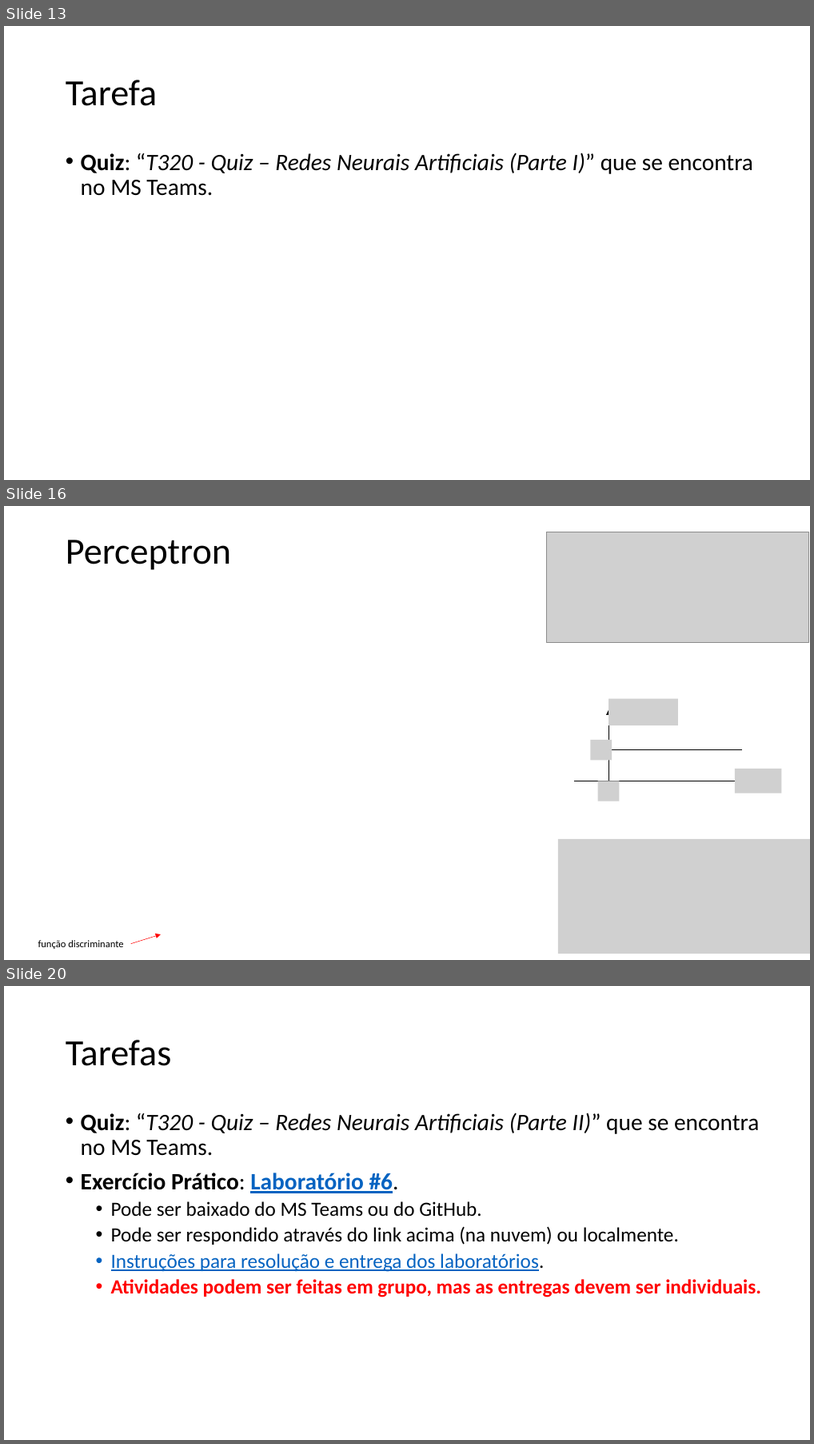
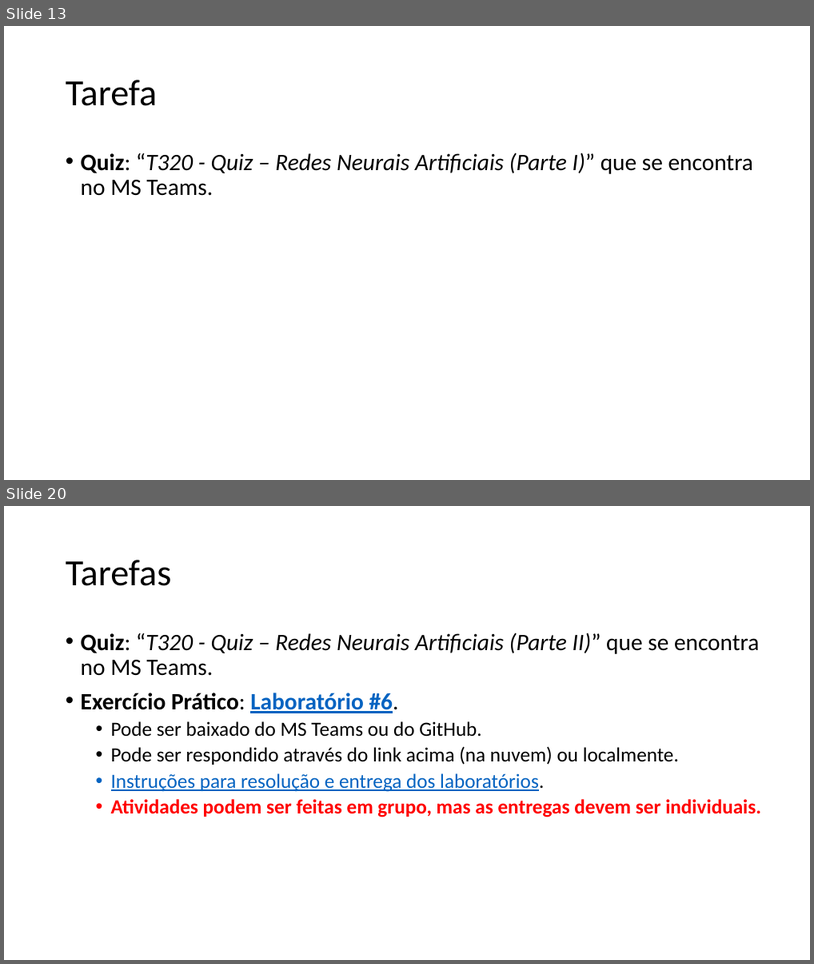
Before and after one commit to zz4fap/t320_aprendizado_de_maquina, a slide deck: slides/T320_Redes_Neurais_Artificiais (Parte I).pptx. Shown one above the other, each under a label of ours: slides 13, 16 and 20 before the commit, slides 13 and 20 after it; the slides between them are not shown. The pictures are 814x1444 and 814x964 pixels, drawn with LibreOffice and Linux fonts; fonts in the diff are those of the drawing; grey boxes stand for pictures. Boxes give left, top, right and bottom in pixels: in the first picture for what was removed or moved away, otherwise in the second. Text is boxed around its words. In the diff, an @@ line names an element or a change of style, - is before the commit and + after.

```diff
--- a/slides/T320_Redes_Neurais_Artificiais (Parte I).pptx
+++ b/slides/T320_Redes_Neurais_Artificiais (Parte I).pptx
@@ slide 16 removed at (4, 506, 810, 960), background #FFFFFF @@
@@ title removed at (66, 540, 231, 570) @@
-Perceptron
@@ picture removed at (546, 532, 810, 642) @@
@@ group removed at (574, 698, 782, 801): 4 pictures, 2 arrows, 1 line @@
@@ picture removed at (558, 839, 810, 953) @@
@@ arrow removed from (131, 944) to (161, 934) @@
@@ text removed at (38, 940, 123, 948) @@
-função discriminante
```
Also in this commit, not shown: 5 slides changed, 1 slide added, 1 other file.
